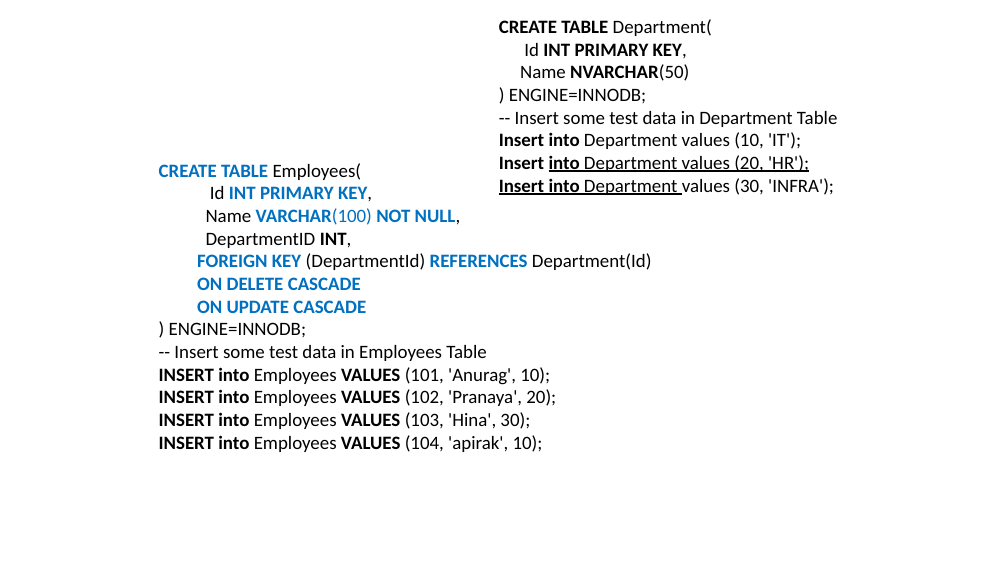
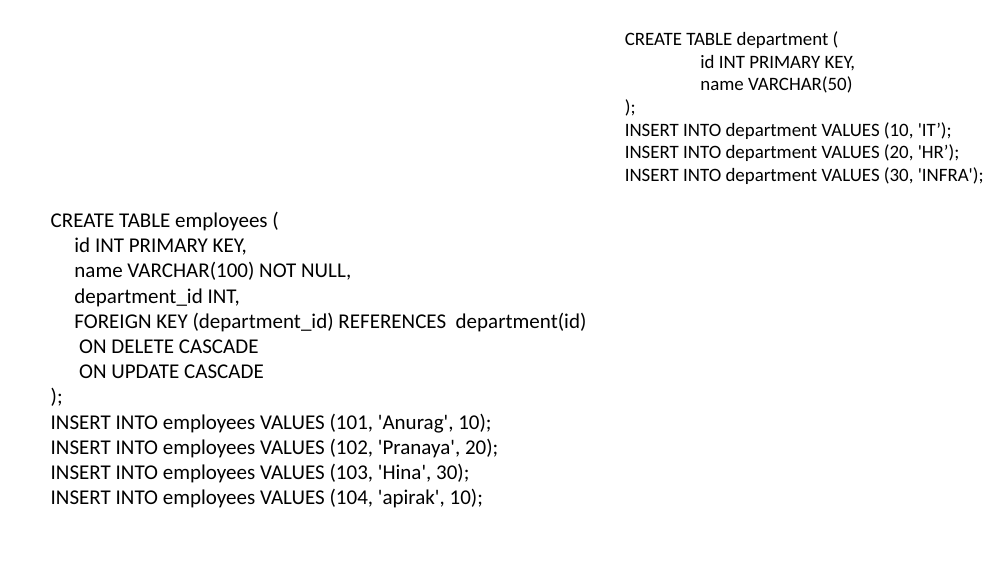
Before and after one commit to luckkrit/cos3103, a slide deck: slide 24 of public/pptx/db_constraint_codd_rule.pptx. Drawn at 1008x567 pixels with LibreOffice and Linux fonts; fonts in the diff are those of the drawing. Boxes give left, top, right and bottom in pixels: in the first picture for what was removed or moved away, otherwise in the second. Text is boxed around its words. In the diff, an @@ line names an element or a change of style, - is before the commit and + after.

```diff
--- a/public/pptx/db_constraint_codd_rule.pptx
+++ b/public/pptx/db_constraint_codd_rule.pptx
@@ text at bbox=[625, 32, 984, 184]: text changed @@
-CREATE TABLE Department(
-Id INT PRIMARY KEY,
-Name NVARCHAR(50)
-) ENGINE=INNODB;
--- Insert some test data in Department Table
-Insert into Department values (10, 'IT');
-Insert into Department values (20, 'HR');
-Insert into Department values (30, 'INFRA');
+CREATE TABLE department (
+id INT PRIMARY KEY,
+name VARCHAR(50)
+);
+INSERT INTO department VALUES (10, 'IT’);
+INSERT INTO department VALUES (20, 'HR’);
+INSERT INTO department VALUES (30, 'INFRA');
@@ text at bbox=[51, 212, 587, 508]: text changed; size 18 to 20 pt @@
-CREATE TABLE Employees(
-Id INT PRIMARY KEY,
-Name VARCHAR(100) NOT NULL,
-DepartmentID INT,
-FOREIGN KEY (DepartmentId) REFERENCES Department(Id)
-ON DELETE CASCADE
-ON UPDATE CASCADE
-) ENGINE=INNODB;
--- Insert some test data in Employees Table
-INSERT into Employees VALUES (101, 'Anurag', 10);
-INSERT into Employees VALUES (102, 'Pranaya', 20);
-INSERT into Employees VALUES (103, 'Hina', 30);
-INSERT into Employees VALUES (104, 'apirak', 10);
+CREATE TABLE employees (
+id INT PRIMARY KEY,
+name VARCHAR(100) NOT NULL,
+department_id INT,
+FOREIGN KEY (department_id) REFERENCES department(id)
+ON DELETE CASCADE
+ON UPDATE CASCADE
+);
+INSERT INTO employees VALUES (101, 'Anurag', 10);
+INSERT INTO employees VALUES (102, 'Pranaya', 20);
+INSERT INTO employees VALUES (103, 'Hina', 30);
+INSERT INTO employees VALUES (104, 'apirak', 10);
```
Also in this commit, not shown: 12 other slides changed, 13 slides added.
